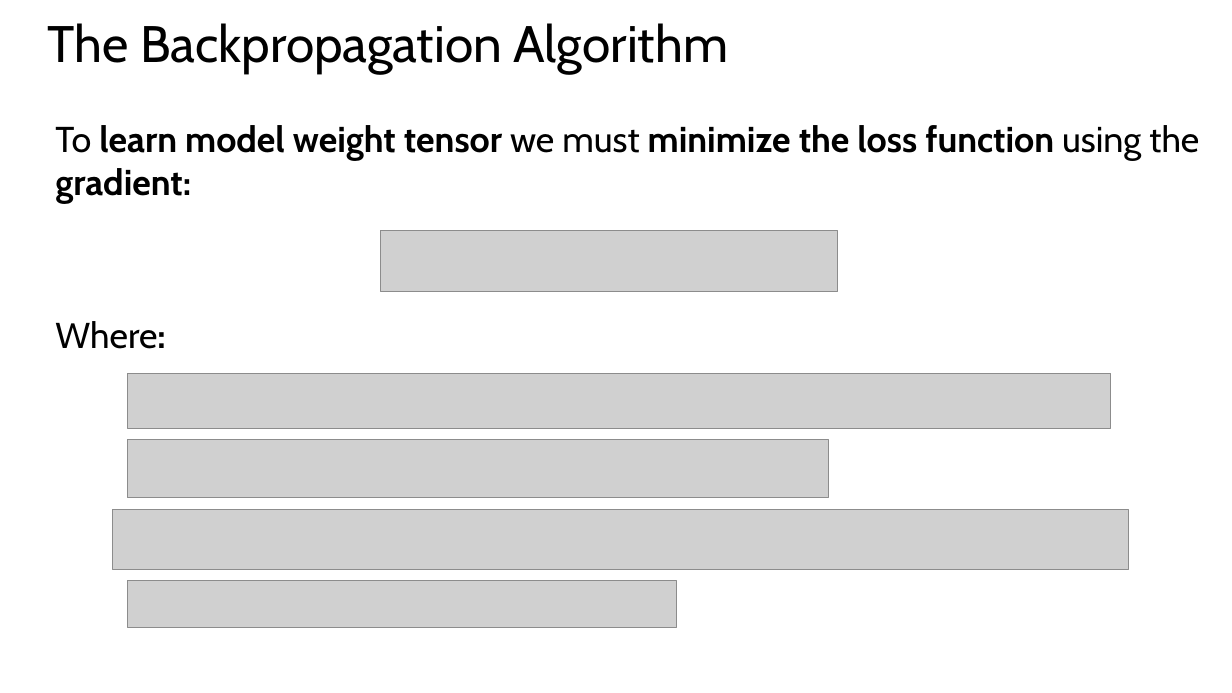
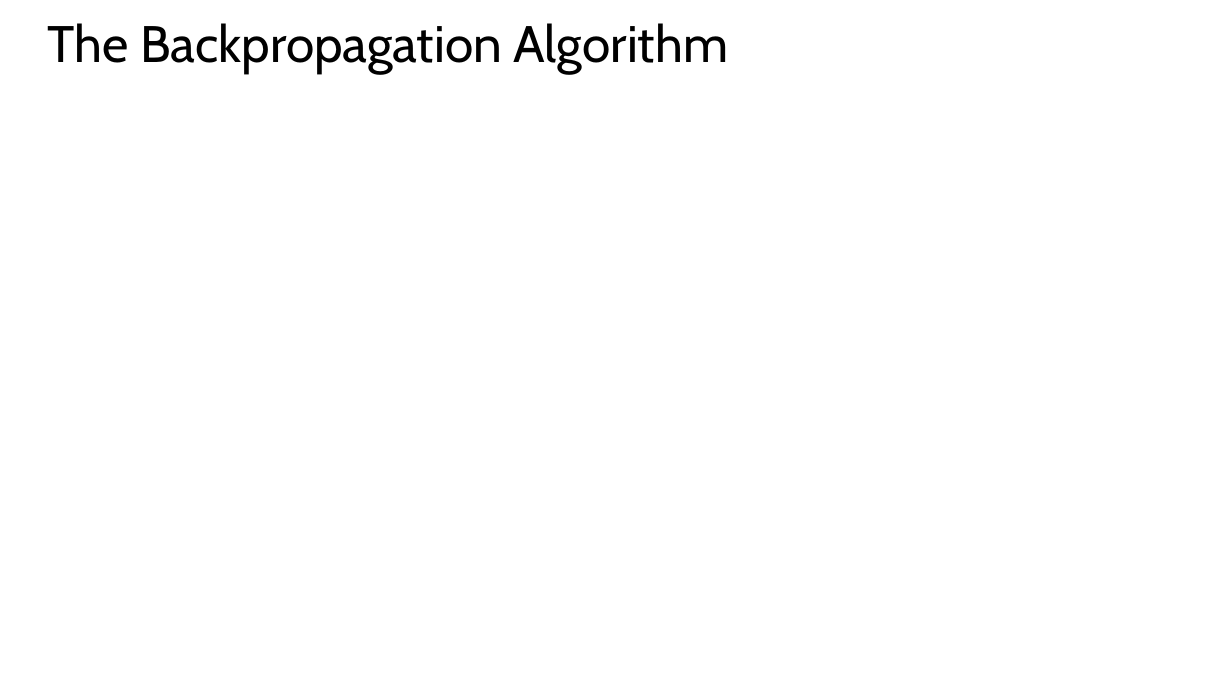
Before and after one commit to StephenElston/CSCI-E25, a slide deck: slide 24 of Slides/5_BuildingBlocksOfDeepLearning.pptx. Drawn at 1232x693 pixels with LibreOffice and Linux fonts; fonts in the diff are those of the drawing; grey boxes stand for pictures. Boxes give left, top, right and bottom in pixels: in the first picture for what was removed or moved away, otherwise in the second. Text is boxed around its words. In the diff, an @@ line names an element or a change of style, - is before the commit and + after.

```diff
--- a/Slides/5_BuildingBlocksOfDeepLearning.pptx
+++ b/Slides/5_BuildingBlocksOfDeepLearning.pptx
@@ text removed at <box>55,125,1199,204</box> @@
-To learn model weight tensor we must minimize the loss function using the gradient:
@@ picture removed at <box>381,230,837,291</box> @@
@@ text removed at <box>55,321,165,349</box> @@
-Where:
@@ picture removed at <box>128,373,1112,429</box> @@
@@ picture removed at <box>128,440,829,497</box> @@
@@ picture removed at <box>113,509,1128,569</box> @@
@@ picture removed at <box>128,580,677,627</box> @@
```
Also in this commit, not shown: 6 other slides changed, 3 slides added, 7 slides removed, 1 other file.
